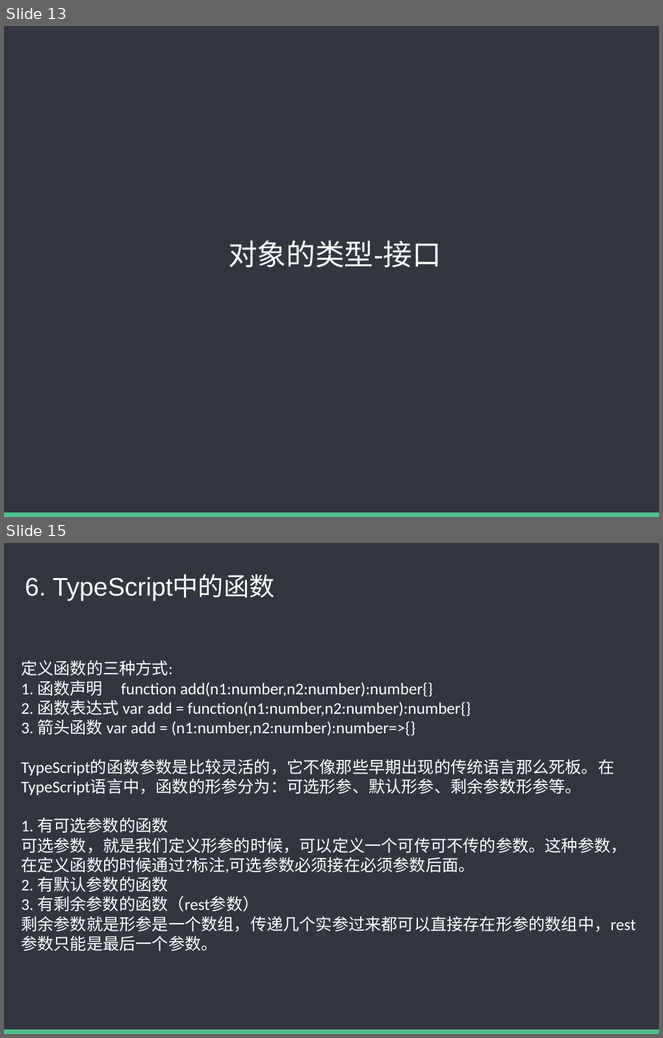
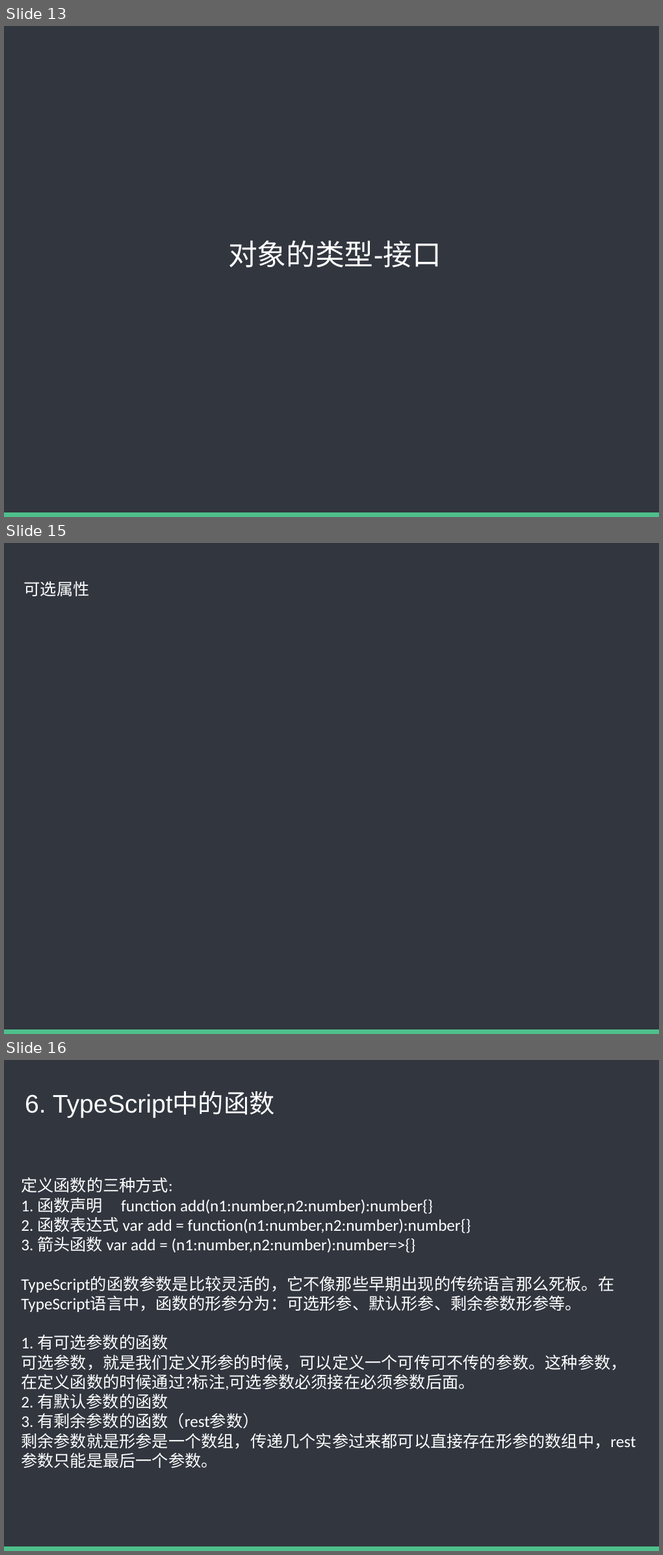
Before and after one commit to baixiaoyu2997/typescript-share, a slide deck: TS内部分享.pptx. Shown one above the other, each under a label of ours: slides 13 and 15 before the commit, slides 13, 15 and 16 after it; the slides between them are not shown. The pictures are 663x1038 and 663x1555 pixels, drawn with LibreOffice and Linux fonts; fonts in the diff are those of the drawing. Boxes give left, top, right and bottom in pixels: in the first picture for what was removed or moved away, otherwise in the second. Text is boxed around its words. In the diff, an @@ line names an element or a change of style, - is before the commit and + after.

```diff
--- a/TS内部分享.pptx
+++ b/TS内部分享.pptx
@@ slide 15 added at [4,543,659,1034], background #FFFFFF; not listed: 2 template elements that a slide beside it also shows @@
@@ text added at [24,581,90,596], 18 pt, text #FFFFFF @@
+可选属性
@@ what was slide 15 is now slide 16 @@
```
Also in this commit, not shown: 1 slide changed.
